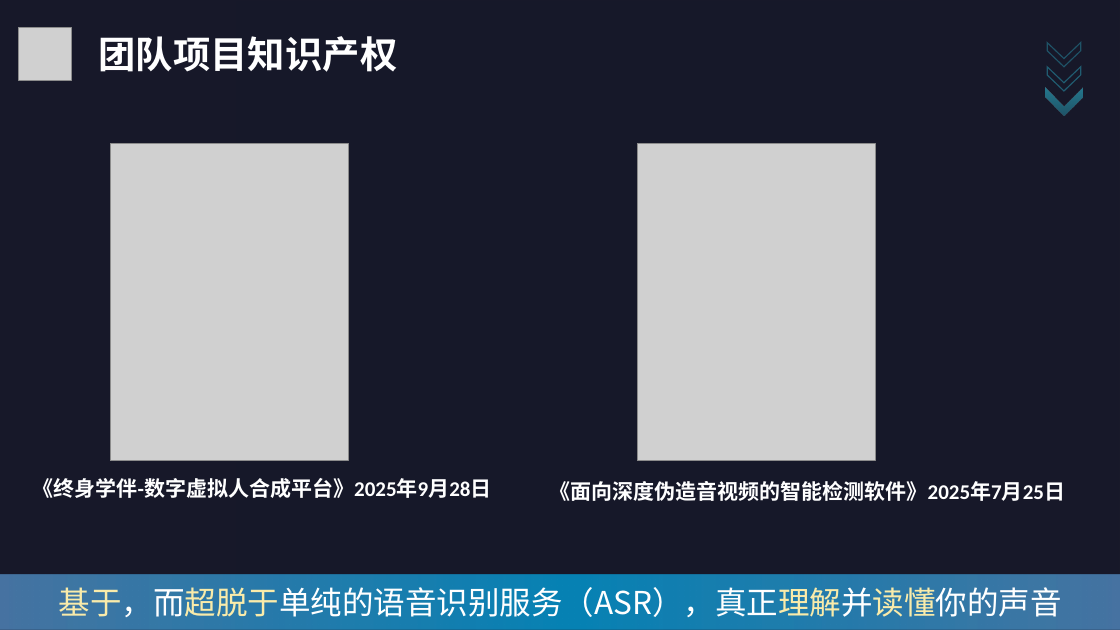
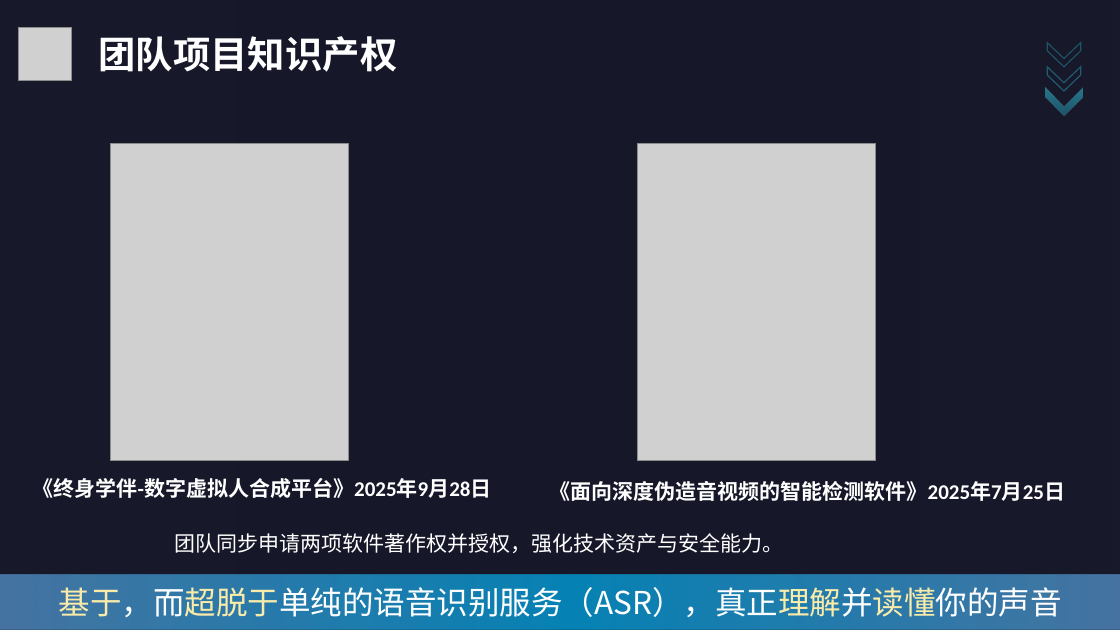
Before and after one commit to C32-SoundTech/SoundTech, a slide deck: slide 9 of 作品提交材料/S5.团队完成过程/团队完成过程.pptx. Drawn at 1120x630 pixels with LibreOffice and Linux fonts; fonts in the diff are those of the drawing; grey boxes stand for pictures; background and template pictures are left out; a plain dark background stands for a picture behind light text. Boxes give left, top, right and bottom in pixels: in the first picture for what was removed or moved away, otherwise in the second. Text is boxed around its words. In the diff, an @@ line names an element or a change of style, - is before the commit and + after.

Commit message:
docs: 更新S5阶段产品提交材料中的演示文稿，增加团队项目知识产权信息

```diff
--- a/作品提交材料/S5.团队完成过程/团队完成过程.pptx
+++ b/作品提交材料/S5.团队完成过程/团队完成过程.pptx
@@ text added at [175,533,784,553], 18 pt, text #FFFFFF @@
+团队同步申请两项软件著作权并授权，强化技术资产与安全能力。
```
